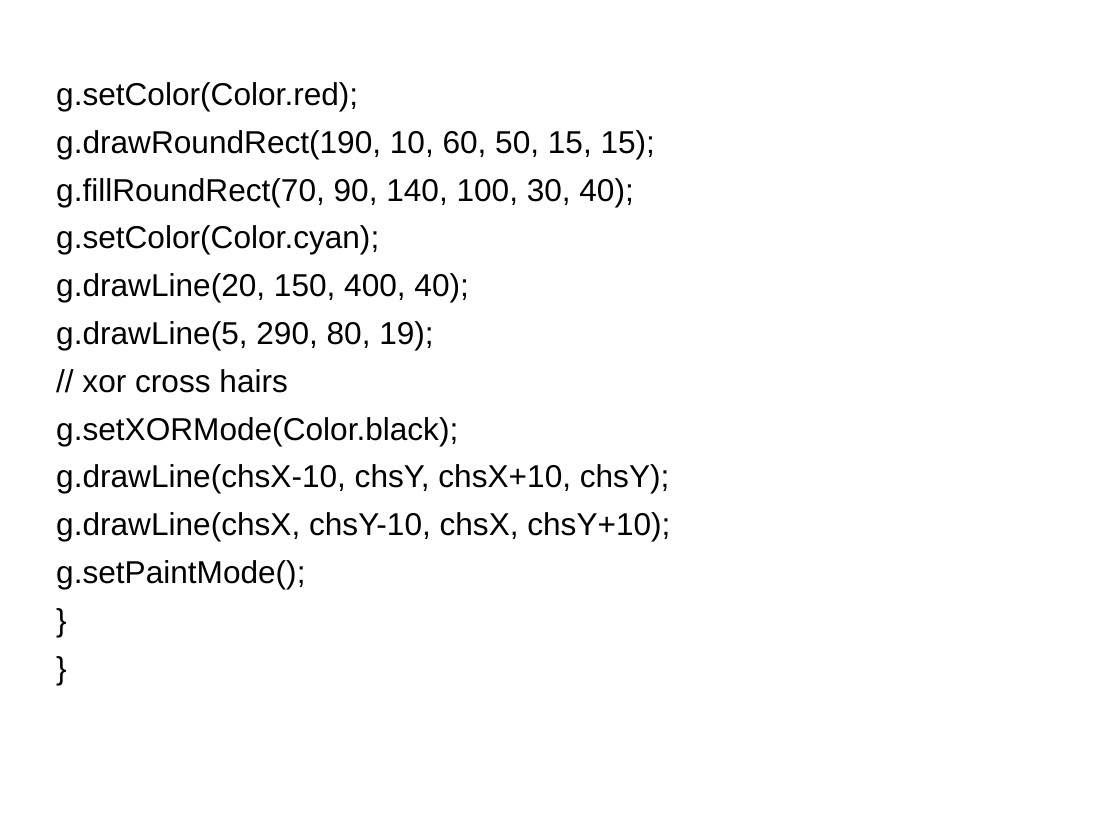
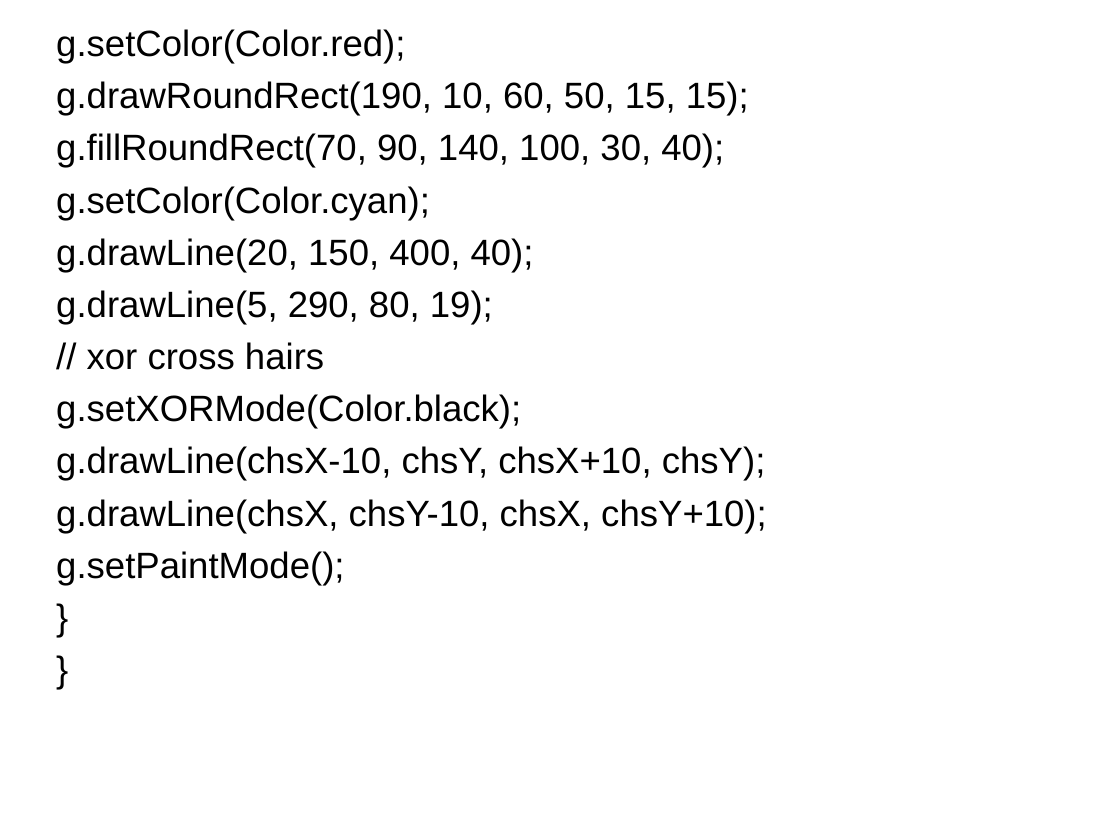
Before and after one commit to GeneralNitin/S4, a slide deck: slide 66 of S4/04. OODP/Notes & PPTs/Chaithanya Ma'ams/Module 6/01. AWT & Swing.ppt. Drawn at 1120x840 pixels with LibreOffice and Linux fonts; fonts in the diff are those of the drawing. Boxes give left, top, right and bottom in pixels: in the first picture for what was removed or moved away, otherwise in the second. Text is boxed around its words. In the diff, an @@ line names an element or a change of style, - is before the commit and + after.

```diff
--- a/S4/04. OODP/Notes & PPTs/Chaithanya Ma'ams/Module 6/01. AWT & Swing.ppt
+++ b/S4/04. OODP/Notes & PPTs/Chaithanya Ma'ams/Module 6/01. AWT & Swing.ppt
@@ text "g.setColor(Color.red);": place and size @@
-text "g.setColor(Color.red);" at box(56, 82, 670, 589)
+text "g.setColor(Color.red);" at box(56, 29, 767, 585)
@@ text "g.setColor(Color.red);" at box(56, 29, 767, 585): size 22.4 to 25.9 pt @@
```
Also in this commit, not shown: 18 other slides changed.
